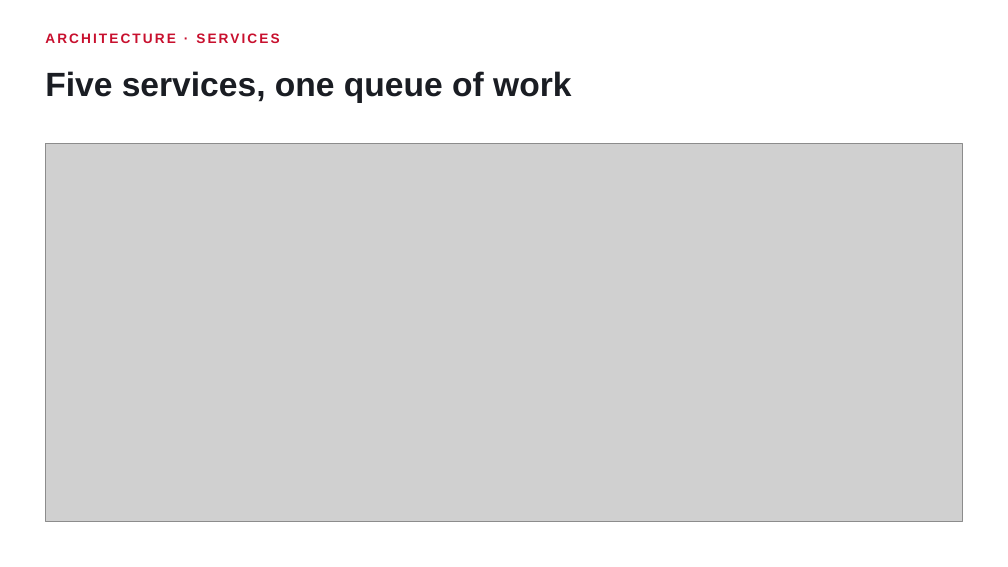
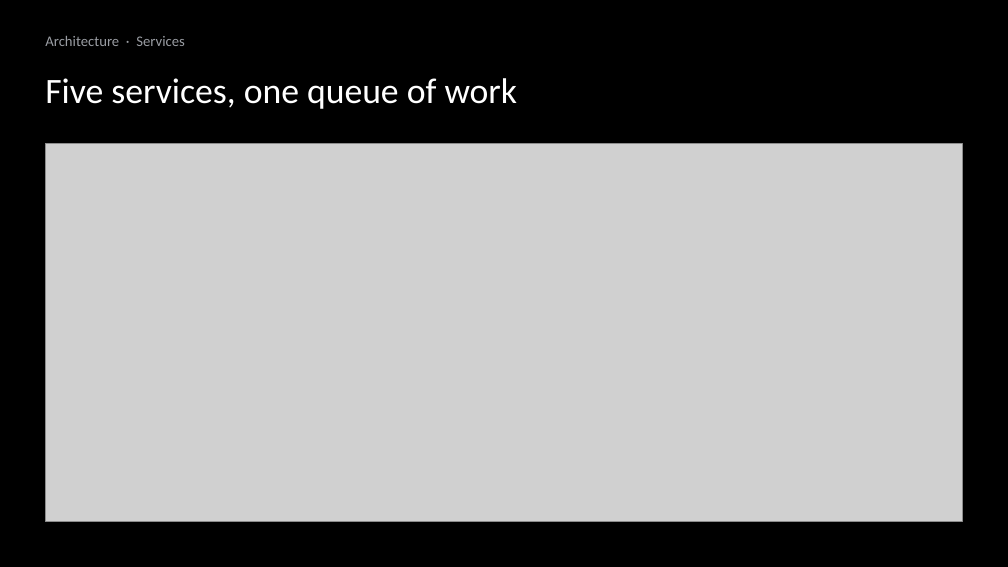
Before and after one commit to ziyangliu-666/lumen-next, a slide deck: slide 8 of docs/platform/slides/out/Team15-Lumen-Platform.pptx. Drawn at 1008x567 pixels with LibreOffice and Linux fonts; fonts in the diff are those of the drawing; grey boxes stand for pictures. Boxes give left, top, right and bottom in pixels: in the first picture for what was removed or moved away, otherwise in the second. Text is boxed around its words. In the diff, an @@ line names an element or a change of style, - is before the commit and + after.

```diff
--- a/docs/platform/slides/out/Team15-Lumen-Platform.pptx
+++ b/docs/platform/slides/out/Team15-Lumen-Platform.pptx
@@ background #FFFFFF to #000000 @@
@@ text at <box>45,36,185,46</box>: text changed; size 13 to 14 pt; font Arial to Calibri; text colour #C8102E to #9A9DA3; bold off @@
-ARCHITECTURE · SERVICES
+Architecture · Services
@@ text "Five services, one queue of ..." at <box>45,78,518,109</box>: size 32 to 34 pt, font Arial to Calibri, text colour #1A1D23 to #FFFFFF, bold off @@
```
Also in this commit, not shown: 18 other slides changed, 14 other files.
